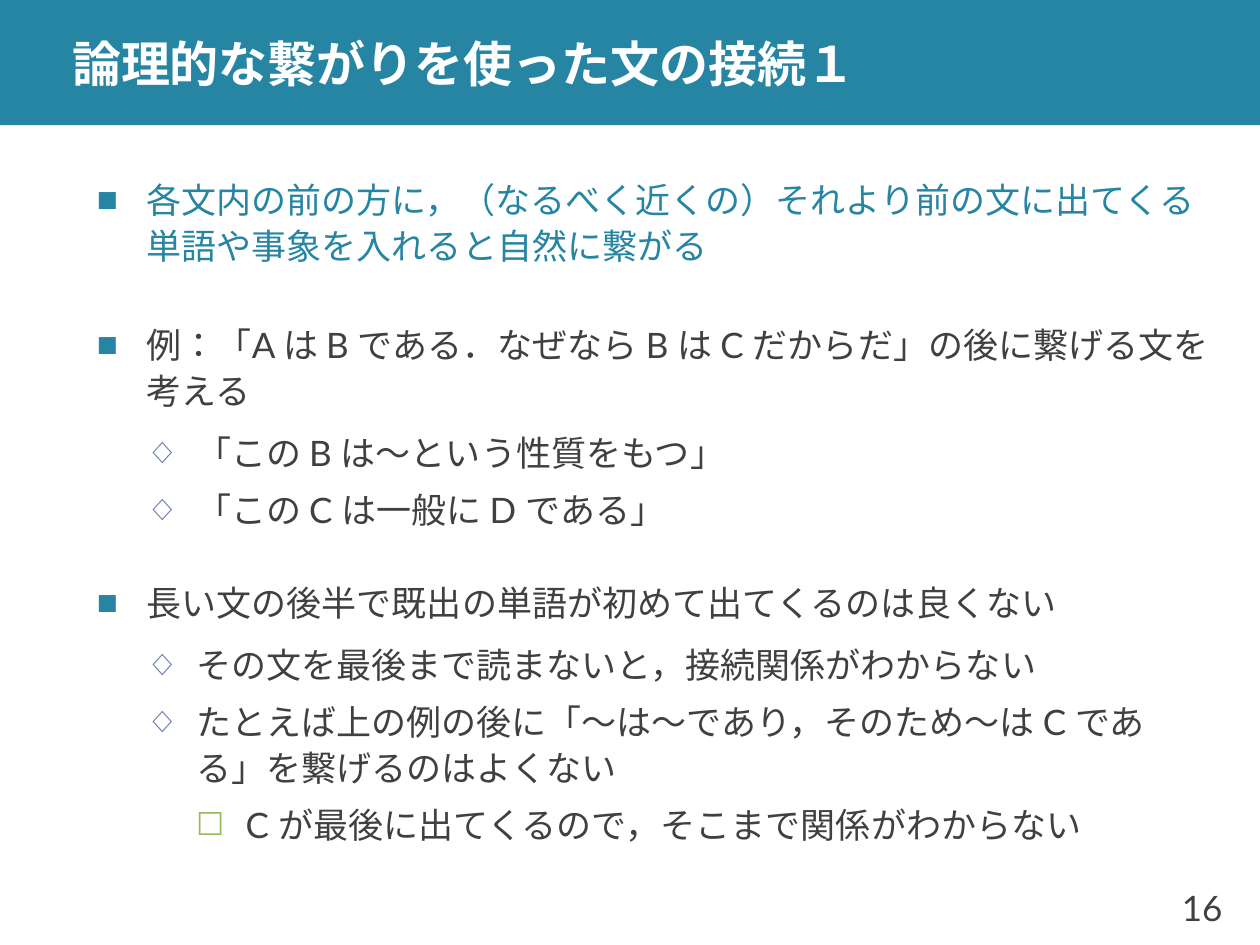
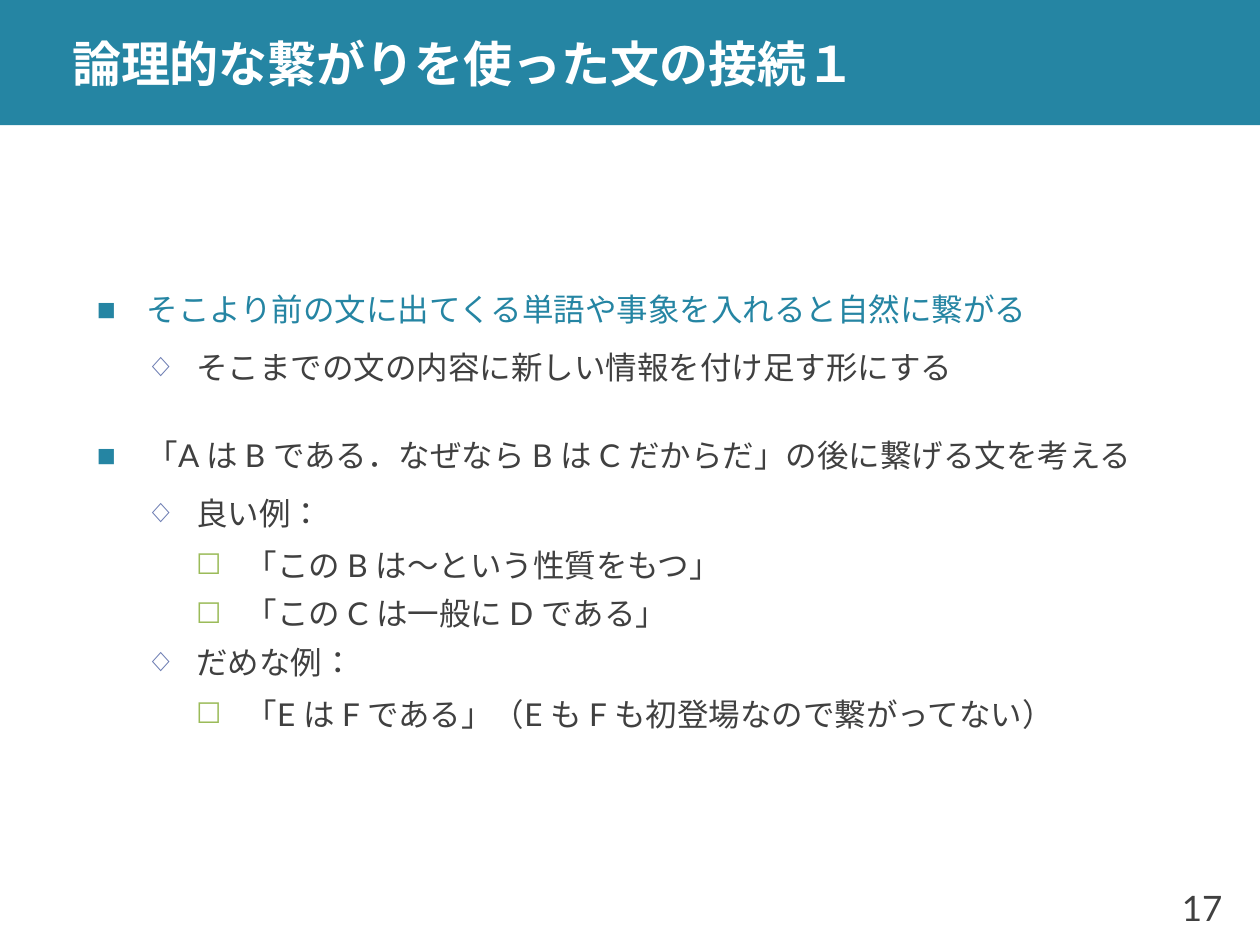
Before and after one commit to shioya-lab/how-to, a slide deck: slide 17 of translation.pptx (slide 16 before the commit). Drawn at 1260x945 pixels with LibreOffice and Linux fonts; fonts in the diff are those of the drawing. Boxes give left, top, right and bottom in pixels: in the first picture for what was removed or moved away, otherwise in the second. Text is boxed around its words. In the diff, an @@ line names an element or a change of style, - is before the commit and + after.

```diff
--- a/translation.pptx
+++ b/translation.pptx
@@ text at box(147, 294, 1131, 528): text changed; size 20 to 18 pt; text colour #2585A3 to #404040 @@
-■ 各文内の前の方に，（なるべく近くの）それより前の文に出てくる単語や事象を入れると自然に繋がる
-■ 例：「A は B である．なぜなら B は C だからだ」の後に繋げる文を考える
+■ そこより前の文に出てくる単語や事象を入れると自然に繋がる
+  ◇ そこまでの文の内容に新しい情報を付け足す形にする
+■ 「A は B である．なぜなら B は C だからだ」の後に繋げる文を考える
+  ◇ 良い例：
@@ text at box(246, 550, 721, 628): size 20 to 18 pt in "「この B は～という性質をもつ」", "「この C は一般に D である」"; bullet ◇ to ☐; list level 2 to 3 in "「この B は～という性質をもつ」"; bullet colour #6879B0 to #9BBB59; list level 2 to 3 in "「この C は一般に D である」" @@
@@ text at box(196, 648, 1053, 729): text changed; size 20 to 18 pt @@
-■ 長い文の後半で既出の単語が初めて出てくるのは良くない
-  ◇ その文を最後まで読まないと，接続関係がわからない
-  ◇ たとえば上の例の後に「～は～であり，そのため～は C である」を繋げるのはよくない
-    ☐ C が最後に出てくるので，そこまで関係がわからない
+  ◇ だめな例：
+    ☐ 「E は F である」（E も F も初登場なので繋がってない）
@@ page number at box(1182, 896, 1223, 921): text changed @@
-16
+17
```
Also in this commit, not shown: 17 other slides changed, 10 slides added, 1 other file.
